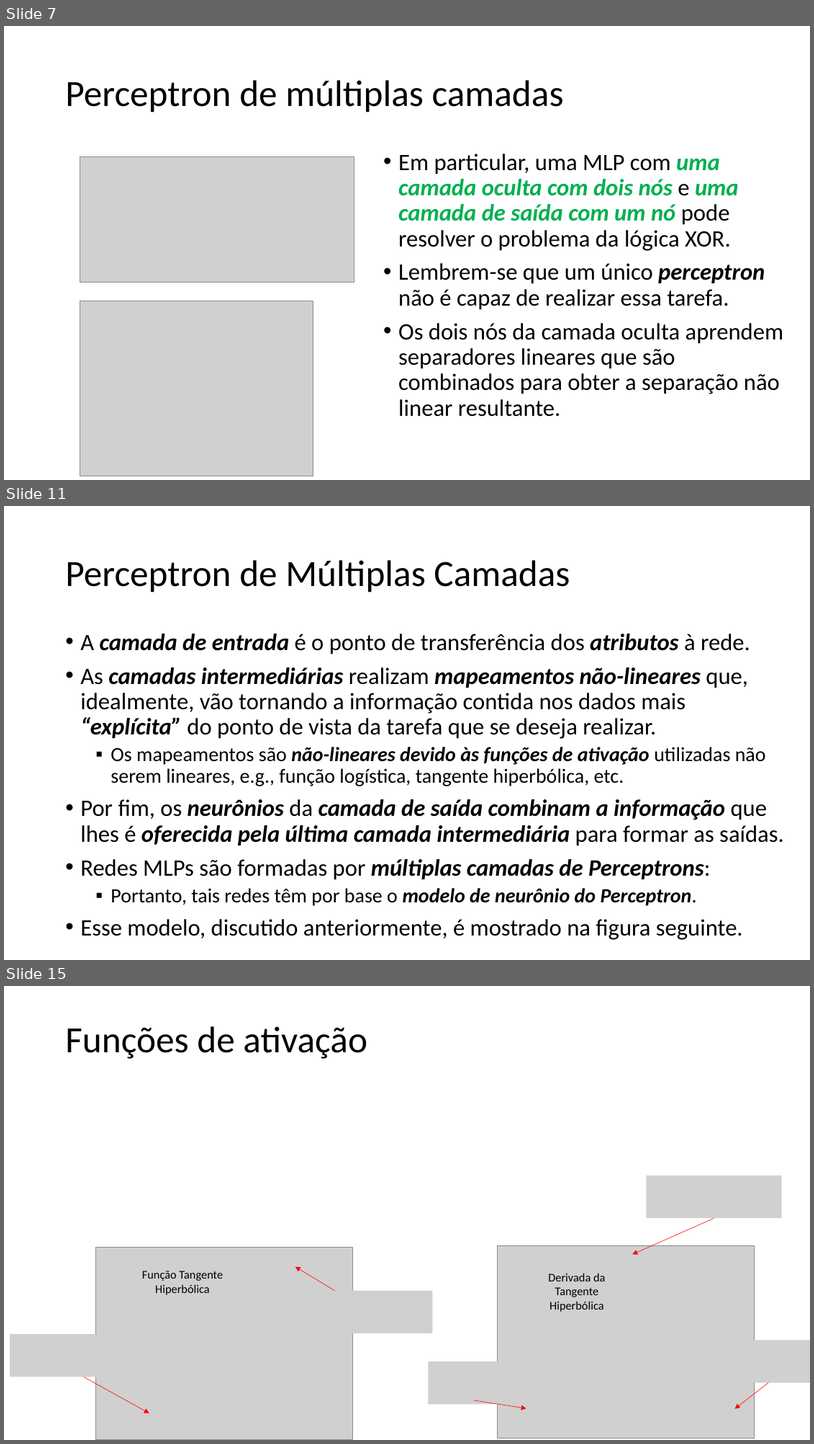
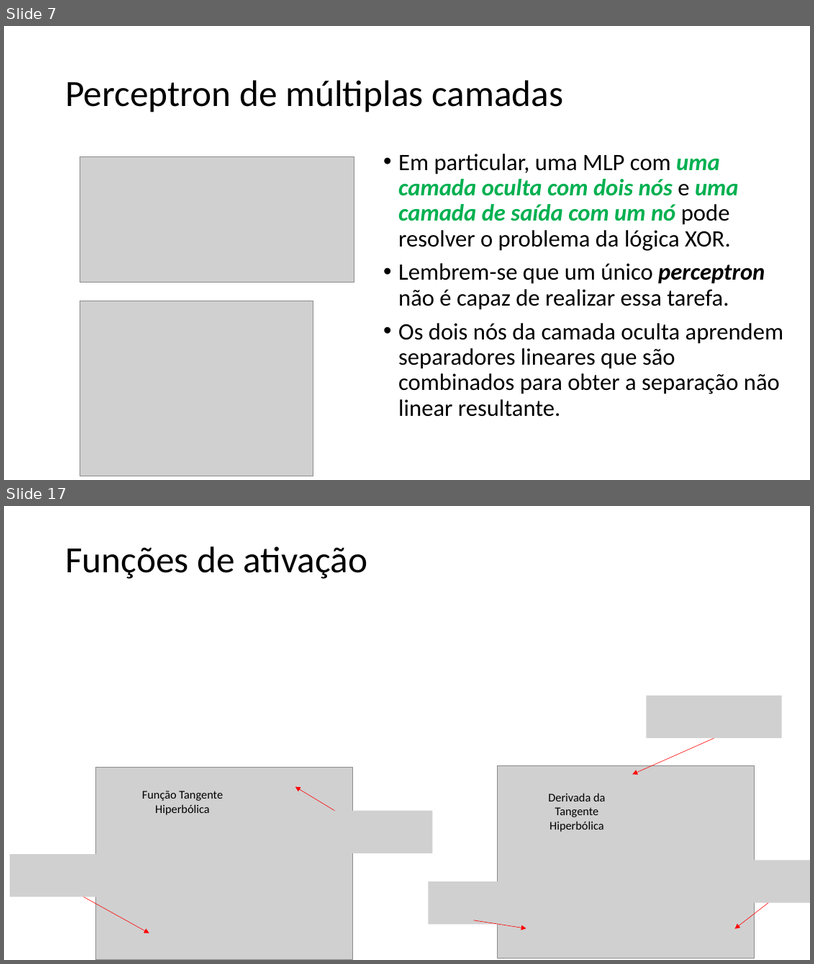
Before and after one commit to zz4fap/t320_aprendizado_de_maquina, a slide deck: slides/T320_Redes_Neurais_Artificiais (Parte II).pptx. Shown one above the other, each under a label of ours: slides 7, 11 and 15 before the commit, slides 7 and 17 after it; the slides between them are not shown. The pictures are 814x1444 and 814x964 pixels, drawn with LibreOffice and Linux fonts; fonts in the diff are those of the drawing; grey boxes stand for pictures. Boxes give left, top, right and bottom in pixels: in the first picture for what was removed or moved away, otherwise in the second. Text is boxed around its words. In the diff, an @@ line names an element or a change of style, - is before the commit and + after.

```diff
--- a/slides/T320_Redes_Neurais_Artificiais (Parte II).pptx
+++ b/slides/T320_Redes_Neurais_Artificiais (Parte II).pptx
@@ slide 11 removed at (x1=4, y1=506, x2=810, y2=960), background #FFFFFF @@
@@ title removed at (x1=65, y1=560, x2=570, y2=592) @@
-Perceptron de Múltiplas Camadas
@@ text removed at (x1=80, y1=633, x2=784, y2=939) @@
-• A camada de entrada é o ponto de transferência dos atributos à rede.
-• As camadas intermediárias realizam mapeamentos não-lineares que, idealmente, vão tornando a informação contida nos dados mais “explícita” do ponto de vista da tarefa que se deseja realizar.
-  ▪ Os mapeamentos são não-lineares devido às funções de ativação utilizadas não serem lineares, e.g., função logística, tangente hiperbólica, etc.
-• Por fim, os neurônios da camada de saída combinam a informação que lhes é oferecida pela última camada intermediária para formar as saídas.
-• Redes MLPs são formadas por múltiplas camadas de Perceptrons:
-  ▪ Portanto, tais redes têm por base o modelo de neurônio do Perceptron.
-• Esse modelo, discutido anteriormente, é mostrado na figura seguinte.
@@ what was slide 15 is now slide 17 @@
```
Also in this commit, not shown: 2 slides changed, 6 slides added, 3 other slides removed.
